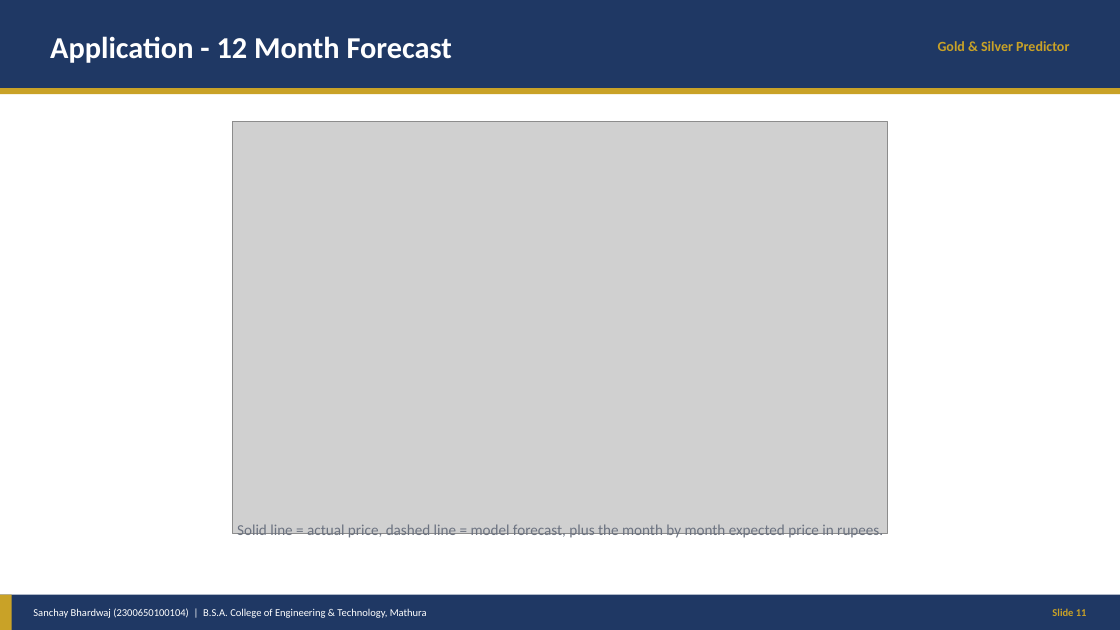
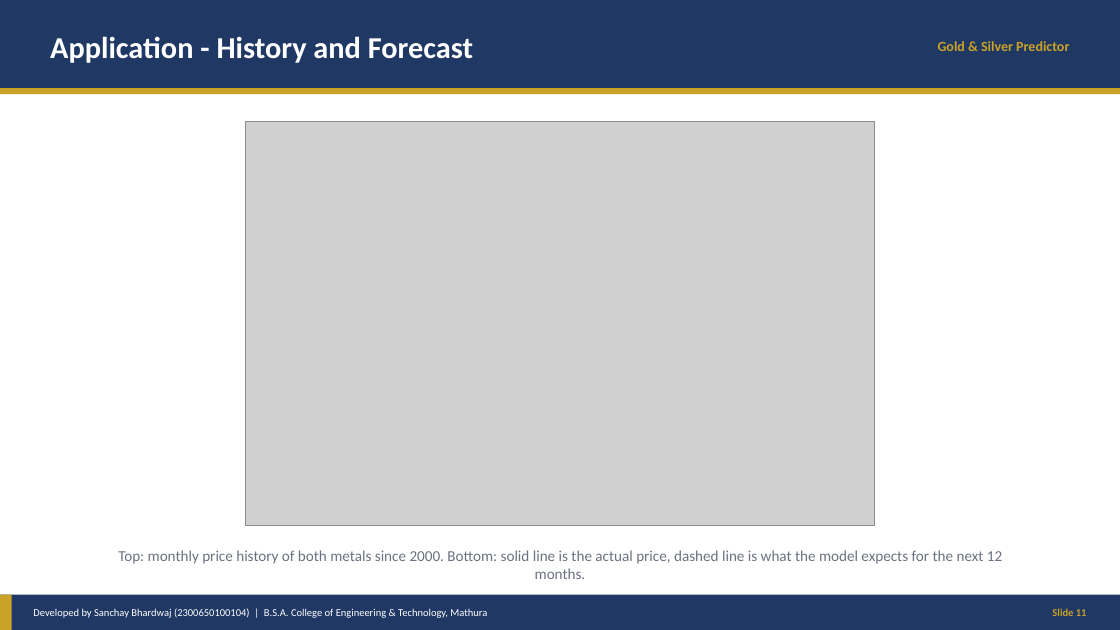
Before and after one commit to sanchaybhardwaj411-alt/gold-price-prediction, a slide deck: slide 11 of docs/Gold-Price-Prediction-Presentation.pptx. Drawn at 1120x630 pixels with LibreOffice and Linux fonts; fonts in the diff are those of the drawing; grey boxes stand for pictures. Boxes give left, top, right and bottom in pixels: in the first picture for what was removed or moved away, otherwise in the second. Text is boxed around its words. In the diff, an @@ line names an element or a change of style, - is before the commit and + after.

```diff
--- a/docs/Gold-Price-Prediction-Presentation.pptx
+++ b/docs/Gold-Price-Prediction-Presentation.pptx
@@ text at box(50, 36, 473, 63): text changed @@
-Application - 12 Month Forecast
+Application - History and Forecast
@@ picture: place and size @@
-picture at box(233, 122, 887, 534)
+picture at box(246, 122, 875, 525)
@@ text at box(118, 550, 1002, 579): text changed @@
-Solid line = actual price, dashed line = model forecast, plus the month by month expected price in rupees.
+Top: monthly price history of both metals since 2000. Bottom: solid line is the actual price, dashed line is what the model expects for the next 12 months.
@@ text at box(33, 608, 487, 618): text changed @@
-Sanchay Bhardwaj (2300650100104) | B.S.A. College of Engineering & Technology, Mathura
+Developed by Sanchay Bhardwaj (2300650100104) | B.S.A. College of Engineering & Technology, Mathura
```
Also in this commit, not shown: 12 other slides changed, 9 other files.
